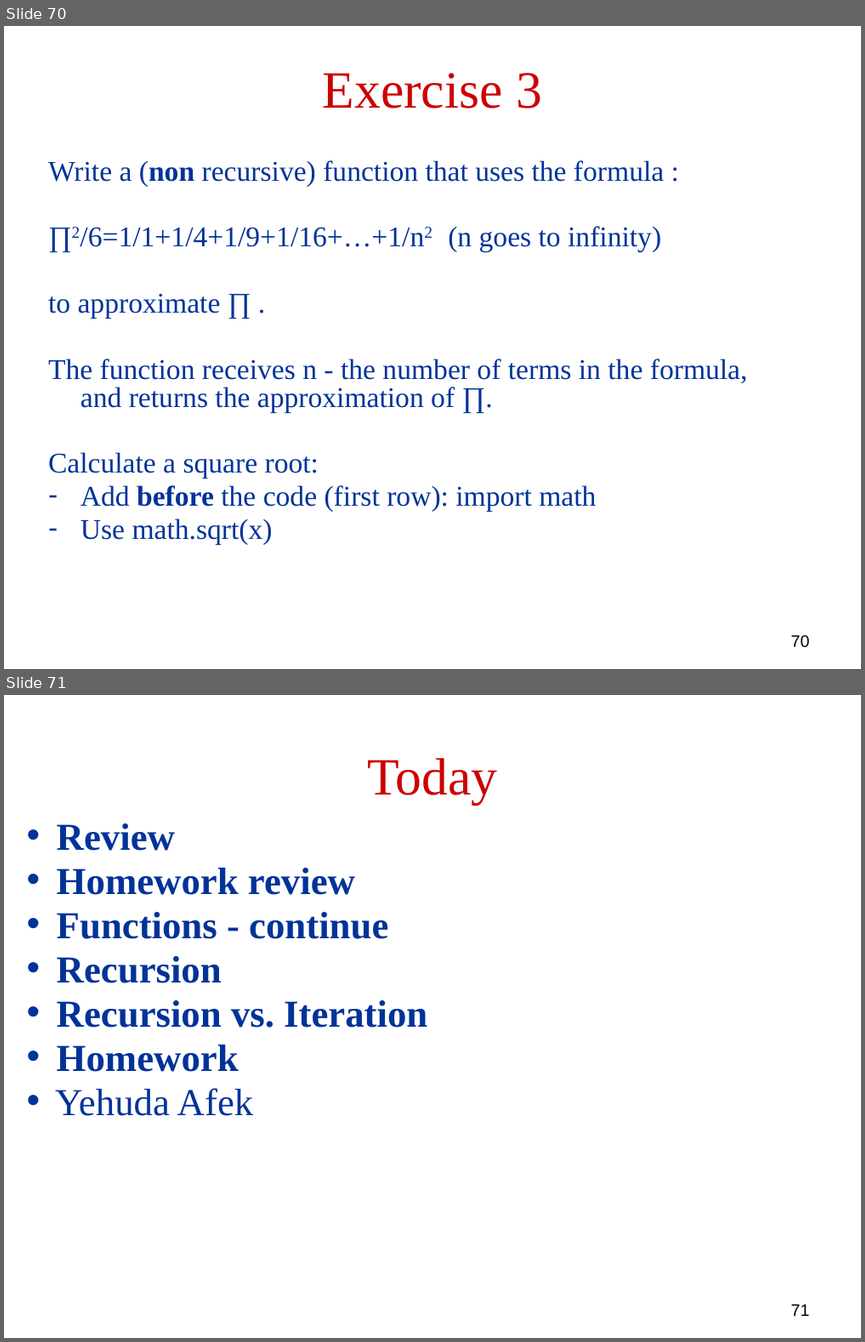
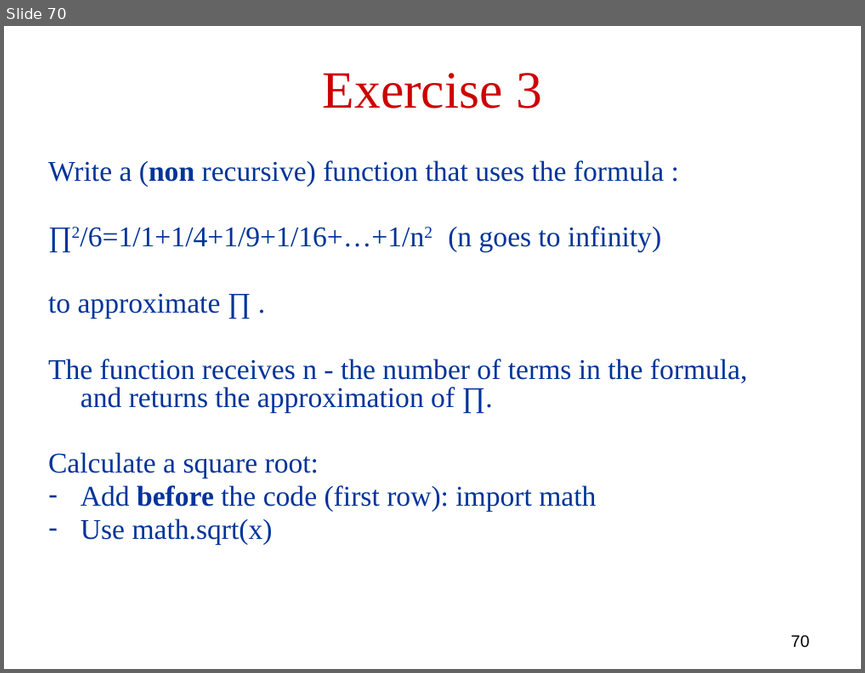
Before and after one commit to robintux/gip, a slide deck: Sessions/3/gip3.pptx. Shown one above the other, each under a label of ours: slides 70 and 71 before the commit, slide 70 after it. The pictures are 865x1342 and 865x673 pixels, drawn with LibreOffice and Linux fonts; fonts in the diff are those of the drawing. Boxes give left, top, right and bottom in pixels: in the first picture for what was removed or moved away, otherwise in the second. Text is boxed around its words. In the diff, an @@ line names an element or a change of style, - is before the commit and + after.

```diff
--- a/Sessions/3/gip3.pptx
+++ b/Sessions/3/gip3.pptx
@@ slide 71 removed at box(4, 695, 861, 1338), background #FFFFFF @@
@@ text removed at box(367, 758, 497, 805) @@
-Today
@@ text removed at box(55, 823, 427, 1116) @@
-• Review
-• Homework review
-• Functions - continue
-• Recursion
-• Recursion vs. Iteration
-• Homework
-• Yehuda Afek
@@ page number removed at box(791, 1304, 810, 1315) @@
-71
```
Also in this commit, not shown: 7 slides changed.
